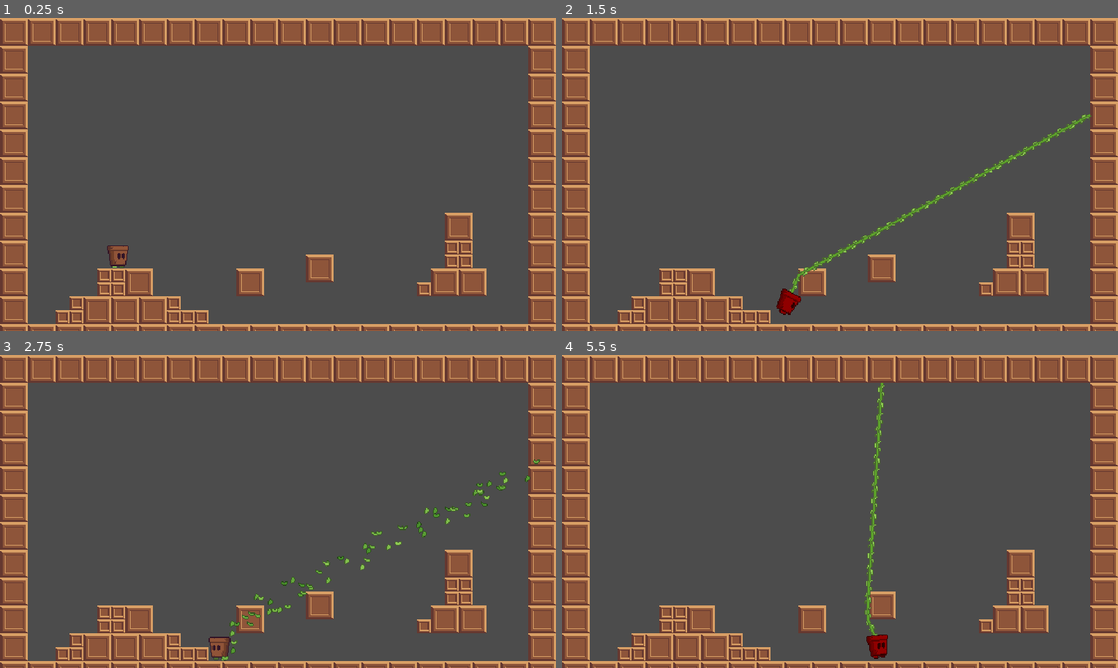
Above: before the commit, frames 1-4 (two rows, left to right).
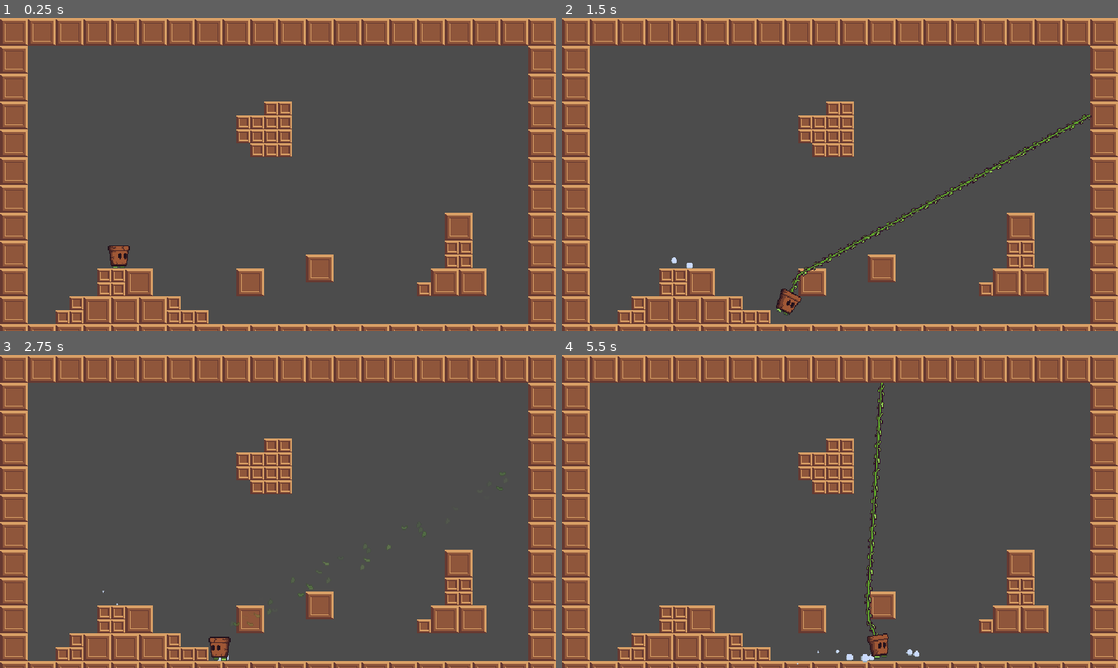
Above: after the commit, the same moments.

Repository: Sciman101/SecretSanta2020
Game: Godot game, scene res://scenes/Test1.tscn
Same seed, same stepped clock (60 frames per second), same inputs: the game is played once before the commit and once after it. The engine's default icon, where the game draws it, is replaced by a stand-in: a white triangle on a blue panel in a dark square.
Inputs (mouse positions are in pixels of both pictures, inside the frame that each line leads up to):
- Up to frame 1 (0.25 s): no input
- Up to frame 2 (1.5 s): tap Enter at 0.5 s; move the mouse to (962, 158) at 0.52 s; hold 1 0.53-1.28 s; hold D (right) from 0.53 s (still down); click (962, 158) at 0.67 s; tap W (jump) at 0.77 s; move the mouse to (728, 190) at 1.27 s; tap 1 at 1.35 s
- Up to frame 3 (2.75 s): tap W (jump) at 1.52 s; move the mouse to (333, 442) at 2.02 s; release D (right) at 2.03 s; hold A (left) from 2.03 s (still down); hold 1 from 2.03 s (still down)
- Up to frame 4 (5.5 s): move the mouse to (812, 574) at 2.77 s; release A (left) at 2.78 s; release 1 at 2.78 s; hold D (right) 2.78-4.28 s; tap 1 at 2.85, 4.35 s; click (812, 574) at 2.92 s; tap W (jump) at 3.02, 3.77, 4.52 s; move the mouse to (1006, 558) at 3.52 s; hold 1 3.53-4.28 s; move the mouse to (673, 464) at 4.27 s; hold A (left) 4.28-5.03 s; move the mouse to (867, 511) at 5.02 s; hold D (right) from 5.03 s (still down); hold 1 from 5.03 s (still down); click (867, 511) at 5.17 s

The runs differ from the first frame. In frame 1, 1.5% of the frame differs, in the area x 19-53%, y 26-80%; in frame 2, 2.5%, in the area x 19-96%, y 26-96%; in frame 3, 2.3%; in frame 4, 2.4%.

Commit message:
Updated graphics and added particles

Diff:
--- a/project.godot
+++ b/project.godot
@@ -88,4 +88,8 @@
 
 [rendering]
 
+quality/2d/use_nvidia_rect_flicker_workaround=true
+quality/intended_usage/framebuffer_allocation=0
+quality/intended_usage/framebuffer_allocation.mobile=0
+quality/2d/use_pixel_snap=true
 environment/default_environment="res://default_env.tres"
--- a/scenes/Test1.tscn
+++ b/scenes/Test1.tscn
@@ -60,7 +60,7 @@
 tile_set = ExtResource( 1 )
 cell_size = Vector2( 16, 16 )
 format = 1
-tile_data = PoolIntArray( 0, 7, 0, 2, 7, 0, 4, 7, 0, 6, 7, 0 …(195 unchanged characters)… , 7, 0, 262182, 7, 0, 393216, 7, 0, 393254, 7, 0, 524288, 7, 0, 524326, 7, 0, 655360, 7, 0, 655398, 7, 0, 786432, …(813 unchanged characters)…
+tile_data = PoolIntArray( 0, 7, 0, 2, 7, 0, 4, 7, 0, 6, 7, 0 …(195 unchanged characters)… , 7, 0, 262182, 7, 0, 393216, 7, 0, 393235, 4, 0, 393236, 4, 0, 393254, 7, 0, 458769, 4, 0, 458770, 4, 0, 458771, 4, 0, 458772, 4, 0, 524288, 7, 0, 524305, 4, 0, 524306, 4, 0, 524307, 4, 0, 524308, 4, 0, 524326, 7, 0, 589842, 4, 0, 589843, 4, 0, 589844, 4, 0, 655360, 7, 0, 655398, 7, 0, 786432, …(813 unchanged characters)…
 
 [node name="Block" type="KinematicBody2D" parent="." groups=[
 "Grabbable",
@@ -95,7 +95,7 @@
 [node name="Rotator" type="KinematicBody2D" parent="." groups=[
 "Grabbable",
 ]]
-position = Vector2( 172.357, -56.1499 )
+position = Vector2( 166.35, -51.4772 )
 script = SubResource( 3 )
 
 [node name="Sprite" type="Sprite" parent="Rotator"]
--- a/scenes/partial/Player.tscn
+++ b/scenes/partial/Player.tscn
@@ -1,9 +1,13 @@
-[gd_scene load_steps=8 format=2]
+[gd_scene load_steps=10 format=2]
 
 [ext_resource path="res://textures/Player.png" type="Texture" id=1]
 [ext_resource path="res://scripts/GrapplingHook.gd" type="Script" id=2]
 [ext_resource path="res://scripts/Player.gd" type="Script" id=3]
 [ext_resource path="res://textures/Vine.png" type="Texture" id=4]
+[ext_resource path="res://textures/Dust.png" type="Texture" id=5]
+
+[sub_resource type="Curve" id=4]
+_data = [ Vector2( 0, 1 ), 0.0, 0.0, 0, 0, Vector2( 1, 0 ), -1.76308, 0.0, 0, 0 ]
 
 [sub_resource type="RectangleShape2D" id=1]
 extents = Vector2( 12, 13 )
@@ -71,11 +75,25 @@
 texture_mode = 1
 joint_mode = 2
 
+[node name="DustParticles" type="CPUParticles2D" parent="."]
+position = Vector2( 0, 12 )
+emitting = false
+amount = 12
+lifetime = 2.5
+local_coords = false
+texture = ExtResource( 5 )
+direction = Vector2( 0, -1 )
+spread = 30.0
+gravity = Vector2( 0, 0 )
+initial_velocity = 10.0
+scale_amount = 0.5
+scale_amount_random = 0.5
+scale_amount_curve = SubResource( 4 )
+
 [node name="Sprite" type="Sprite" parent="."]
 texture = ExtResource( 1 )
 vframes = 2
 hframes = 8
-frame = 8
 
 [node name="CollisionShape2D" type="CollisionShape2D" parent="."]
 position = Vector2( 0, 3 )
--- a/scripts/GrapplingHook.gd
+++ b/scripts/GrapplingHook.gd
@@ -78,12 +78,11 @@
 
 			# Move the player along the rope to the target pos
 			var nudge = difference
-			if player.grounded: nudge.y = 0
 			player.move_and_collide(nudge.normalized() * (slack - dangle_point.length_to_next))
 			# Clamp the player's velocity. This means we can't stretch the rope, and it also creates the momentum effect
 			player.motion = clamp_velocity_normal(player.motion,difference.normalized())
 
-			player.modulate = Color.red
+			#player.modulate = Color.red
 
 
 		# Check for wrapping
@@ -145,7 +144,7 @@
 		var tang = norm.tangent().normalized()
 		# Calculate distance along it
 		var dist = velocity.dot(tang)
-		return dist * tang # We reduce the speed slightly so we dont swing forever
+		return dist * tang * .99 # We reduce the speed slightly so we dont swing forever
 
 	return velocity
 
--- a/scripts/LeafParticles.gd
+++ b/scripts/LeafParticles.gd
@@ -4,7 +4,7 @@
 const SIZE = Vector2.ONE * 8
 
 const MIN_LIFETIME = 0.5
-const MAX_LIFETIME = 2
+const MAX_LIFETIME = 1
 
 const GRAVITY := 25
 
@@ -41,4 +41,7 @@
 func _draw():
 	if not particles.empty():
 		for part in particles:
-			draw_texture_rect_region(LeafTex,Rect2(part.p,SIZE),Rect2(Vector2.RIGHT*part.f*SIZE.x,SIZE),part.c)
+			var c = part.c
+			# Fade alpha over lifetime
+			c.a = min(part.l*2,1)
+			draw_texture_rect_region(LeafTex,Rect2(part.p,SIZE),Rect2(Vector2.RIGHT*part.f*SIZE.x,SIZE),c)
--- a/scripts/Player.gd
+++ b/scripts/Player.gd
@@ -21,6 +21,7 @@
 
 onready var sprite := $Sprite
 onready var animation := $AnimationPlayer
+onready var dust := $DustParticles
 
 # Calculated parameters
 var _gravity : float
@@ -94,9 +95,14 @@
 			sprite.flip_h = hor < 0
 
 	if hor != 0 and grounded:
+		animation.playback_speed = 1
 		animation.play("Walk")
+		dust.emitting = true
+		dust.direction.x = -hor * 8
 	else:
+		dust.emitting = false
 		if grapple.extended and not grounded:
+			animation.playback_speed = abs(motion.x) / move_speed
 			animation.play("Spin")
 		else:
 			animation.stop()
Not shown: 5 places in scenes/Tiles.tres that only renumber resources
Binary file added: textures/Dust.png
Not shown, added: textures/Dust.png.import
Binary file changed: textures/Player.png
Binary file changed: textures/Vine.png
